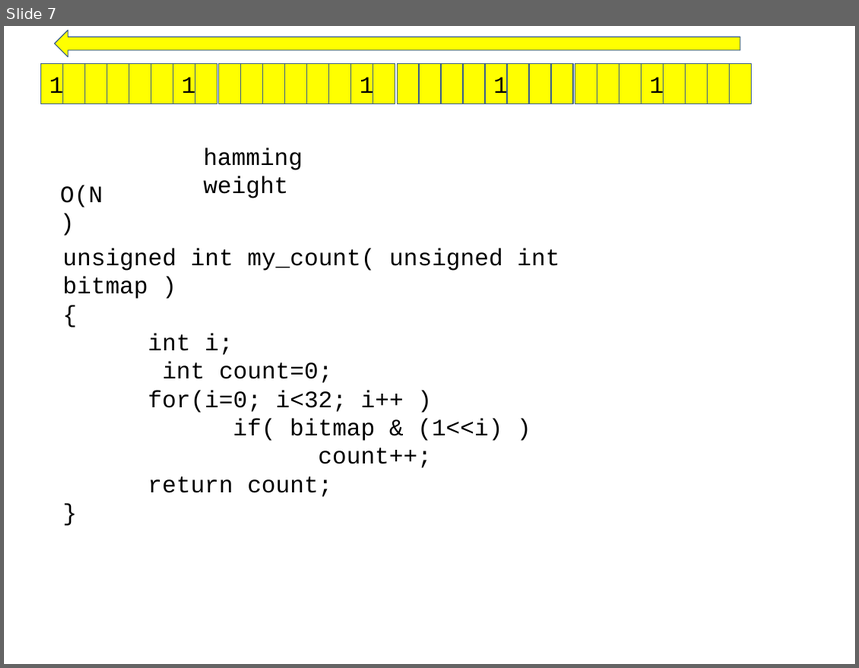
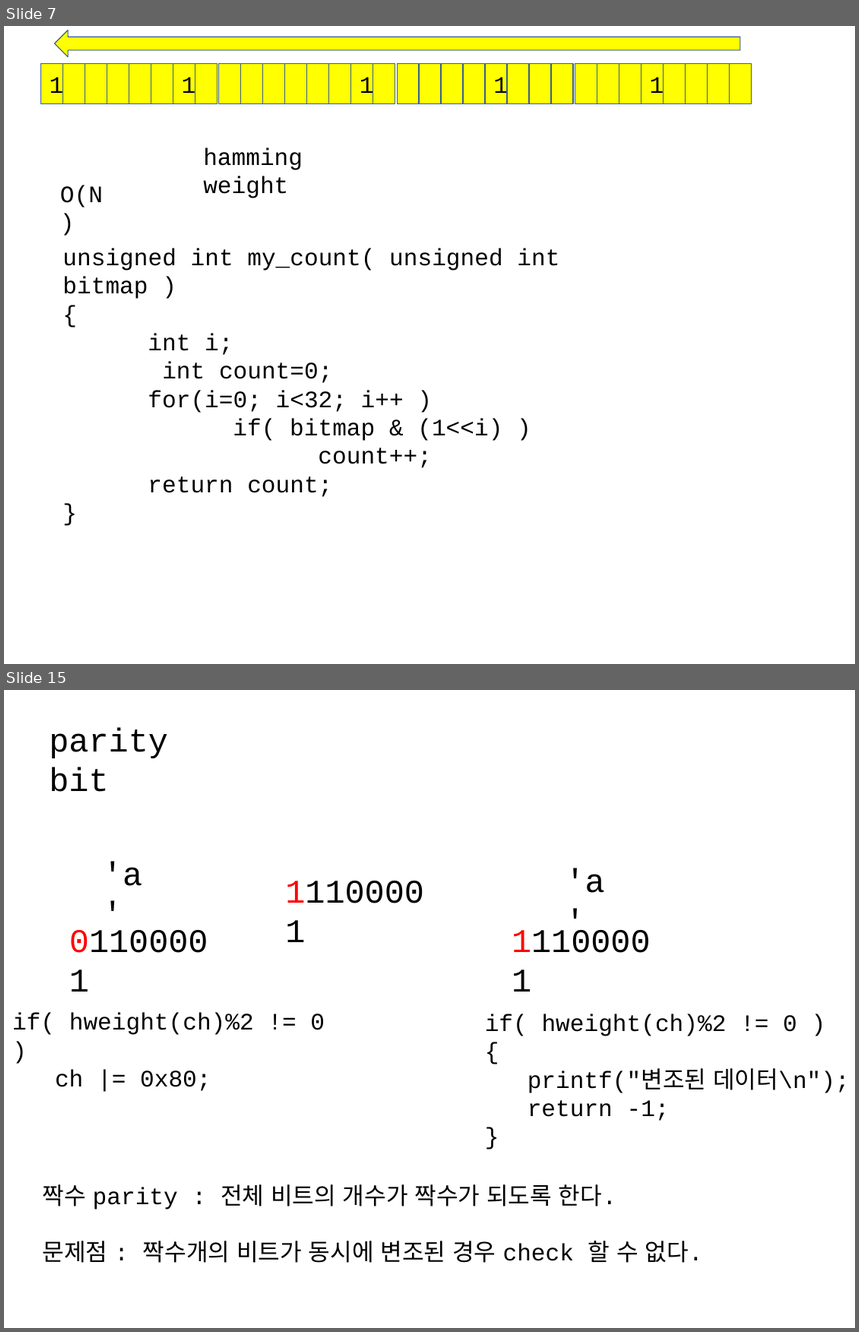
Before and after one commit to chisun-joung/osdsalgo_c, a slide deck: 05_day.pptx. Shown one above the other, each under a label of ours: slide 7 before the commit, slides 7 and 15 after it; the slides between them are not shown. The pictures are 859x668 and 859x1332 pixels, drawn with LibreOffice and Linux fonts; fonts in the diff are those of the drawing. Boxes give left, top, right and bottom in pixels: in the first picture for what was removed or moved away, otherwise in the second. Text is boxed around its words. In the diff, an @@ line names an element or a change of style, - is before the commit and + after.

```diff
--- a/05_day.pptx
+++ b/05_day.pptx
@@ slide 15 added at <box>4,690,855,1328</box>, background #FFFFFF @@
@@ text added at <box>49,727,168,792</box>, 28 pt, text #000000 @@
+parity bit
@@ text added at <box>103,861,142,886</box>, 28 pt, text #000000 @@
+'a'
@@ text added at <box>278,866,442,914</box>, 28 pt, text #000000 @@
+11100001
@@ text added at <box>566,869,605,893</box>, 28 pt, text #000000 @@
+'a'
@@ text added at <box>61,916,225,964</box>, 28 pt, text #000000 @@
+01100001
@@ text added at <box>503,916,668,964</box>, 28 pt, text #000000 @@
+11100001
@@ text added at <box>12,1013,325,1091</box>, 20 pt, text #000000 @@
+if( hweight(ch)%2 != 0 )
+ch |= 0x80;
@@ text added at <box>485,1014,849,1121</box>, 20 pt, text #000000 @@
+if( hweight(ch)%2 != 0 )
+{
+printf("변조된 데이터\n");
+return -1;
+}
@@ text added at <box>43,1185,703,1263</box>, 20 pt, text #000000 @@
+짝수 parity : 전체 비트의 개수가 짝수가 되도록 한다.
+문제점 : 짝수개의 비트가 동시에 변조된 경우 check 할 수 없다.
```
Also in this commit, not shown: 1 slide changed, 9 other slides added, 2 other files.
